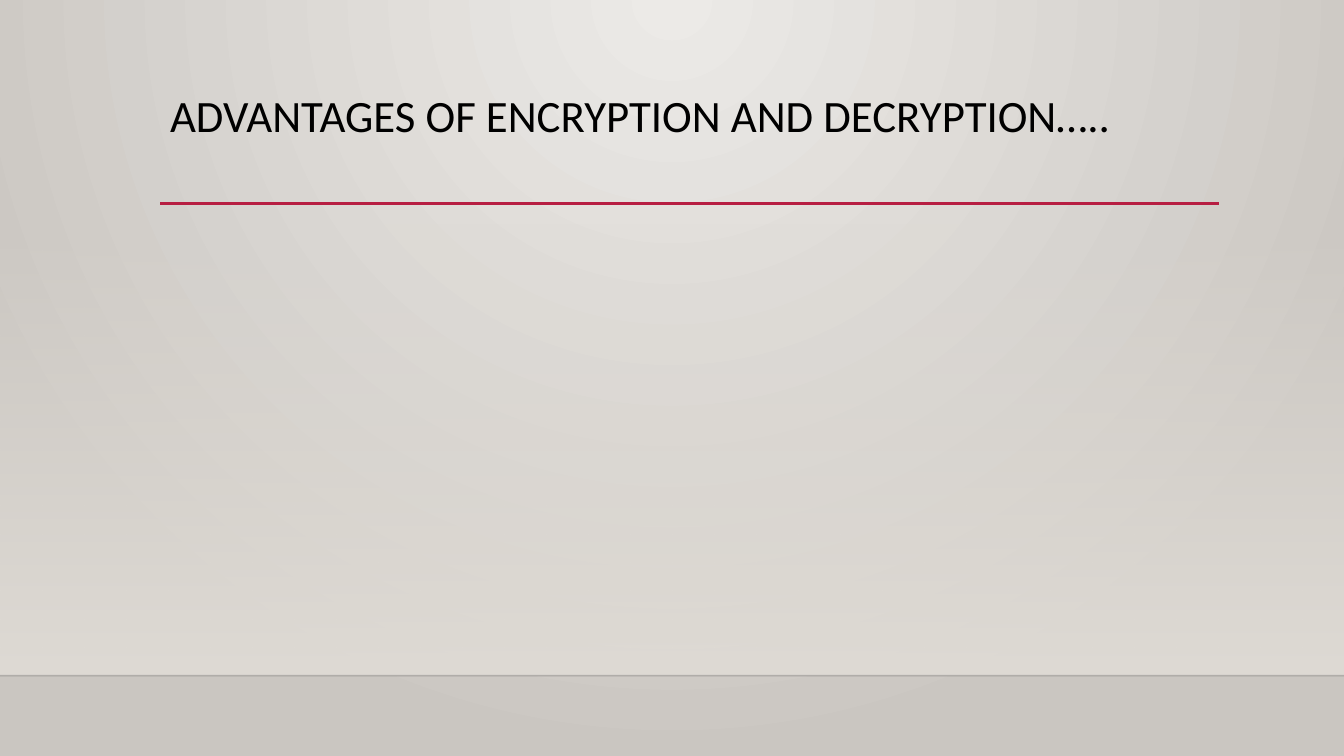
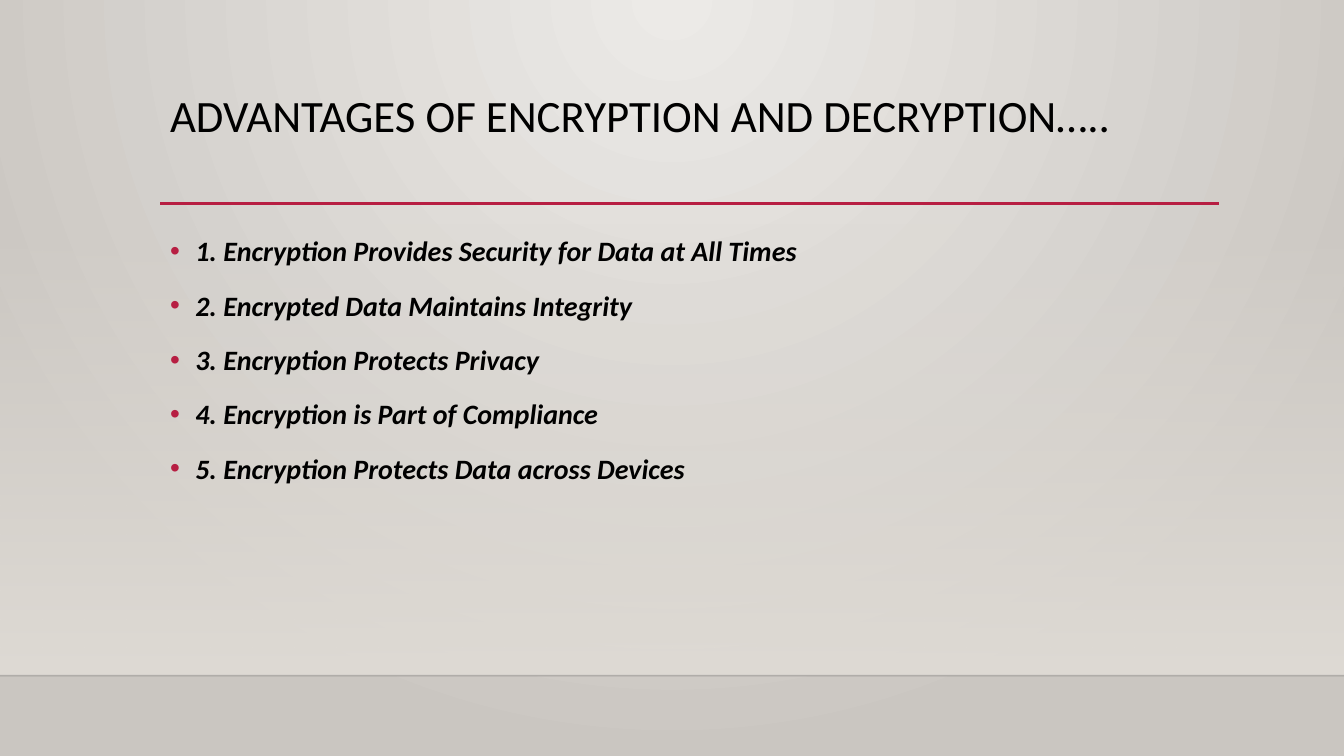
Before and after one commit to ASHISH-GITHUB2495/PROJECT-MARCROSS, a slide deck: slide 7 of WELCOME.pptx. Drawn at 1344x756 pixels with LibreOffice and Linux fonts; fonts in the diff are those of the drawing; background and template pictures are left out. Boxes give left, top, right and bottom in pixels: in the first picture for what was removed or moved away, otherwise in the second. Text is boxed around its words. In the diff, an @@ line names an element or a change of style, - is before the commit and + after.

```diff
--- a/WELCOME.pptx
+++ b/WELCOME.pptx
@@ text added at [195, 241, 796, 484], 20 pt, text #000000, bold, italic @@
+• 1. Encryption Provides Security for Data at All Times
+• 2. Encrypted Data Maintains Integrity
+• 3. Encryption Protects Privacy
+• 4. Encryption is Part of Compliance
+• 5. Encryption Protects Data across Devices
```
Also in this commit, not shown: 6 other slides changed, 4 slides added, 2 slides removed, 26 other files.
